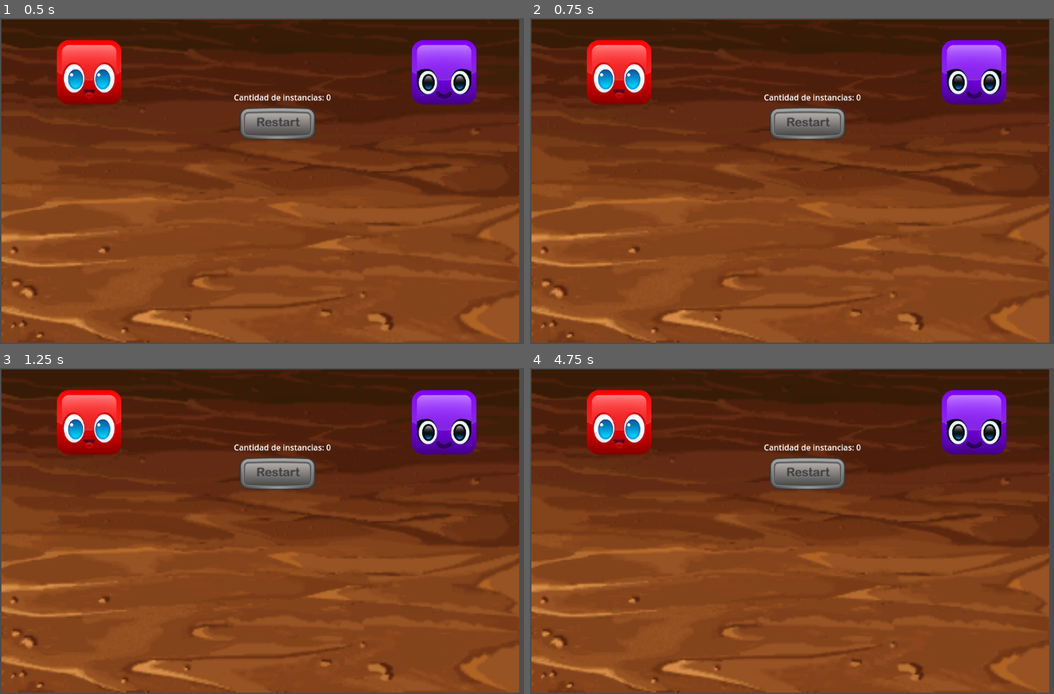
Above: before the commit, frames 1-4 (two rows, left to right).
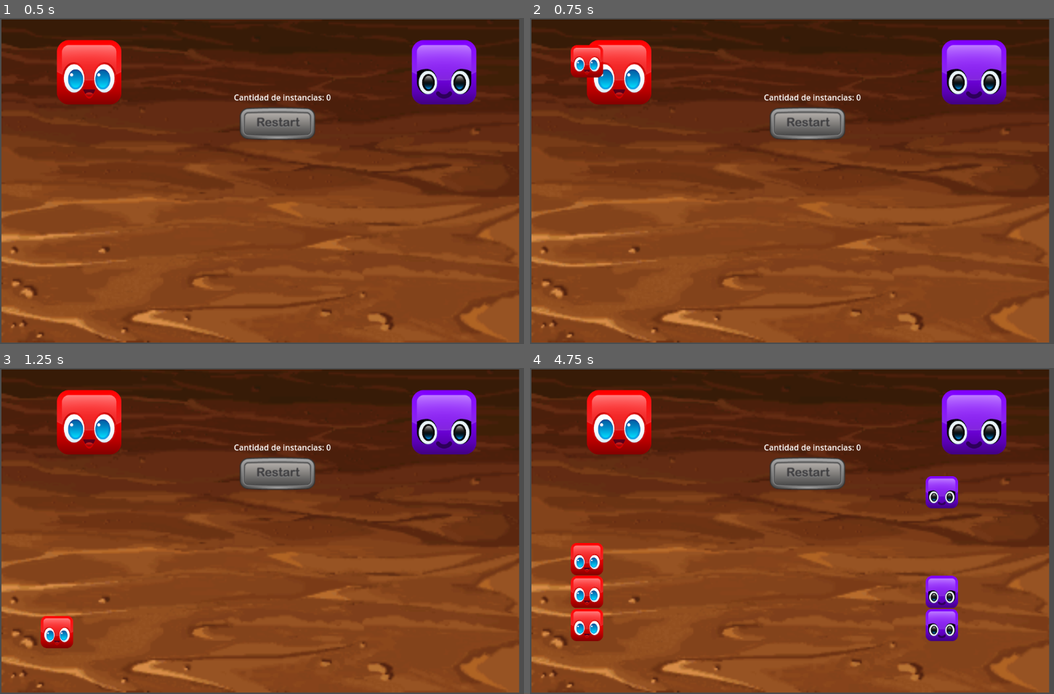
Above: after the commit, the same moments.

Repository: davidescalada/tarea-seniales
Game: Godot game, scene res://scenes/Menu/Menu.tscn
Same seed, same stepped clock (60 frames per second), same inputs: the game is played once before the commit and once after it.
Inputs (mouse positions are in pixels of both pictures, inside the frame that each line leads up to):
- Up to frame 1 (0.5 s): no input
- Up to frame 2 (0.75 s): click (619, 73) at 0.5 s
- Up to frame 3 (1.25 s): no input
- Up to frame 4 (4.75 s): click (975, 423) at 1.25 s; click (619, 423) at 2 s; click (975, 423) at 2.75 s; click (619, 423) at 3.5 s; click (975, 423) at 4.25 s

Frame 1 is identical in both runs. In frame 2, 0.5% of the frame differs, in the area x 7-15%, y 8-19%; in frame 3, 0.6%; in frame 4, 3.6%, in the area x 7-82%, y 33-84%.

Commit message:
instanciando los bloques
Se creo la func generate_block() en los generadores de bloques (red, violet)  y se la llamo en el button_down

Diff:
--- a/scenes/Blocks/Red/BlockRed.tscn
+++ b/scenes/Blocks/Red/BlockRed.tscn
@@ -1,16 +1,16 @@
-[gd_scene load_steps=3 format=2]
+[gd_scene load_steps=3 format=3 uid="uid://cglg0240sfle1"]
 
-[ext_resource path="res://assets/block_red.png" type="Texture" id=1]
+[ext_resource type="Texture2D" uid="uid://7icqglxkk1u1" path="res://assets/block_red.png" id="1"]
 
-[sub_resource type="CircleShape2D" id=1]
+[sub_resource type="CircleShape2D" id="1"]
 radius = 32.903
 
 [node name="BlockRed" type="RigidBody2D"]
 gravity_scale = 2.0
 
-[node name="Sprite" type="Sprite" parent="."]
-scale = Vector2( 0.5, 0.5 )
-texture = ExtResource( 1 )
+[node name="Sprite" type="Sprite2D" parent="."]
+scale = Vector2(0.5, 0.5)
+texture = ExtResource("1")
 
 [node name="Collision" type="CollisionShape2D" parent="."]
-shape = SubResource( 1 )
+shape = SubResource("1")
--- a/scenes/Buttons/RedGenerator/RedGenerator.gd
+++ b/scenes/Buttons/RedGenerator/RedGenerator.gd
@@ -12,4 +12,11 @@
 
 
 func _on_button_down():
+	generate_block()
 	pass
+
+func generate_block():
+	var resourceRedBlock = preload("res://scenes/Blocks/Red/BlockRed.tscn")
+	var instanceRedBlock = resourceRedBlock.instantiate()
+	add_child(instanceRedBlock)
+	pass
--- a/scenes/Buttons/VioletGenerator/VioletGenerator.gd
+++ b/scenes/Buttons/VioletGenerator/VioletGenerator.gd
@@ -12,4 +12,11 @@
 
 
 func _on_button_down():
+	generate_block()
 	pass
+
+func generate_block():
+	var resourceVioletBlock = preload("res://scenes/Blocks/Violet/BlockViolet.tscn")
+	var instanceVioletBlock = resourceVioletBlock.instantiate()
+	add_child(instanceVioletBlock)
+	pass
Not shown: 1 places in scenes/Menu/Menu.tscn that only renumber resources
